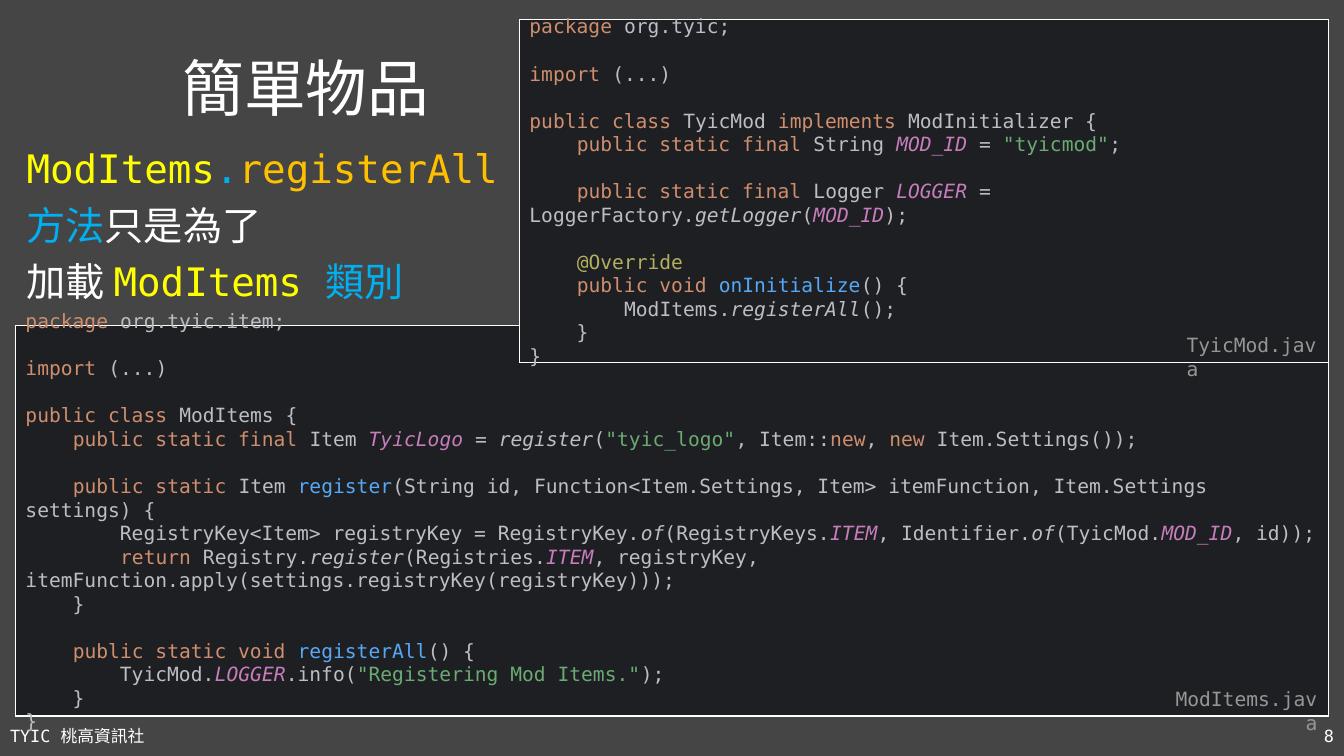
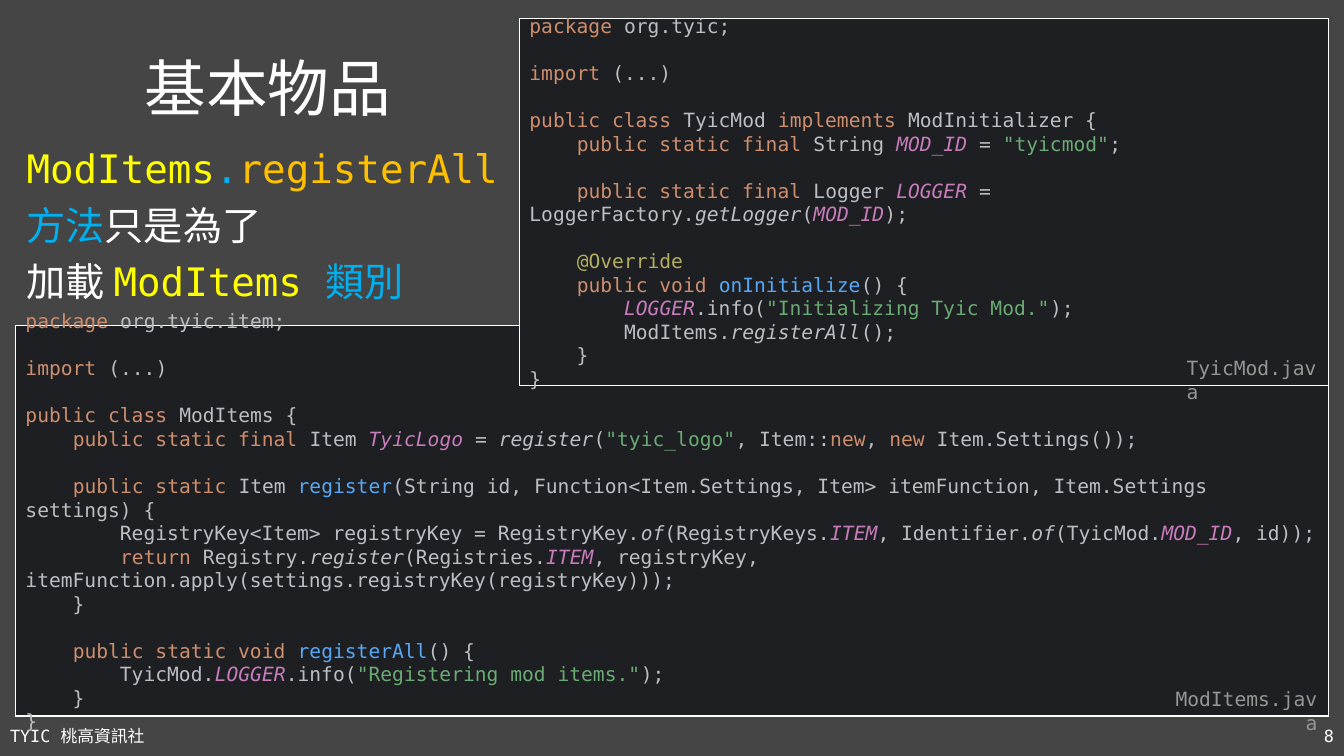
Before and after one commit to TYSHIC/slides, a slide deck: slide 8 of ppt/51_Java 專案：物品.pptx. Drawn at 1344x756 pixels with LibreOffice and Linux fonts; fonts in the diff are those of the drawing. Boxes give left, top, right and bottom in pixels: in the first picture for what was removed or moved away, otherwise in the second. Text is boxed around its words. In the diff, an @@ line names an element or a change of style, - is before the commit and + after.

```diff
--- a/ppt/51_Java 專案：物品.pptx
+++ b/ppt/51_Java 專案：物品.pptx
@@ rectangle "package org.tyic; import (...) public ...": place and size @@
-rectangle "package org.tyic; import (...) public ..." at bbox=[519, 19, 1329, 362]
+rectangle "package org.tyic; import (...) public ..." at bbox=[519, 19, 1329, 386]
@@ text in rectangle at bbox=[529, 18, 1121, 343]: text changed @@
-package org.tyic;
-import (...)
-public class TyicMod implements ModInitializer {
-public static final String MOD_ID = "tyicmod";
-public static final Logger LOGGER = LoggerFactory.getLogger(MOD_ID);
-@Override
-public void onInitialize() {
-ModItems.registerAll();
-}
-}
+package org.tyic;
+import (...)
+public class TyicMod implements ModInitializer {
+public static final String MOD_ID = "tyicmod";
+public static final Logger LOGGER = LoggerFactory.getLogger(MOD_ID);
+@Override
+public void onInitialize() {
+LOGGER.info("Initializing Tyic Mod.");
+ModItems.registerAll();
+}
+}
@@ title at bbox=[145, 59, 391, 116]: text changed @@
-簡單物品
+基本物品
@@ text "TyicMod.java": place and size @@
-text "TyicMod.java" at bbox=[1187, 337, 1317, 356]
+text "TyicMod.java" at bbox=[1187, 360, 1317, 379]
@@ text in rectangle at bbox=[25, 407, 1315, 685]: text changed @@
-public class ModItems {
-public static final Item TyicLogo = register("tyic_logo", Item::new, new Item.Settings());
-public static Item register(String id, Function<Item.Settings, Item> itemFunction, Item.Settings settings) {
-RegistryKey<Item> registryKey = RegistryKey.of(RegistryKeys.ITEM, Identifier.of(TyicMod.MOD_ID, id));
-return Registry.register(Registries.ITEM, registryKey, itemFunction.apply(settings.registryKey(registryKey)));
-}
-public static void registerAll() {
-TyicMod.LOGGER.info("Registering Mod Items.");
-}
-}
+public class ModItems {
+public static final Item TyicLogo = register("tyic_logo", Item::new, new Item.Settings());
+public static Item register(String id, Function<Item.Settings, Item> itemFunction, Item.Settings settings) {
+RegistryKey<Item> registryKey = RegistryKey.of(RegistryKeys.ITEM, Identifier.of(TyicMod.MOD_ID, id));
+return Registry.register(Registries.ITEM, registryKey, itemFunction.apply(settings.registryKey(registryKey)));
+}
+public static void registerAll() {
+TyicMod.LOGGER.info("Registering mod items.");
+}
+}
```
Also in this commit, not shown: 2 other slides changed, 19 slides added, 16 other files.
